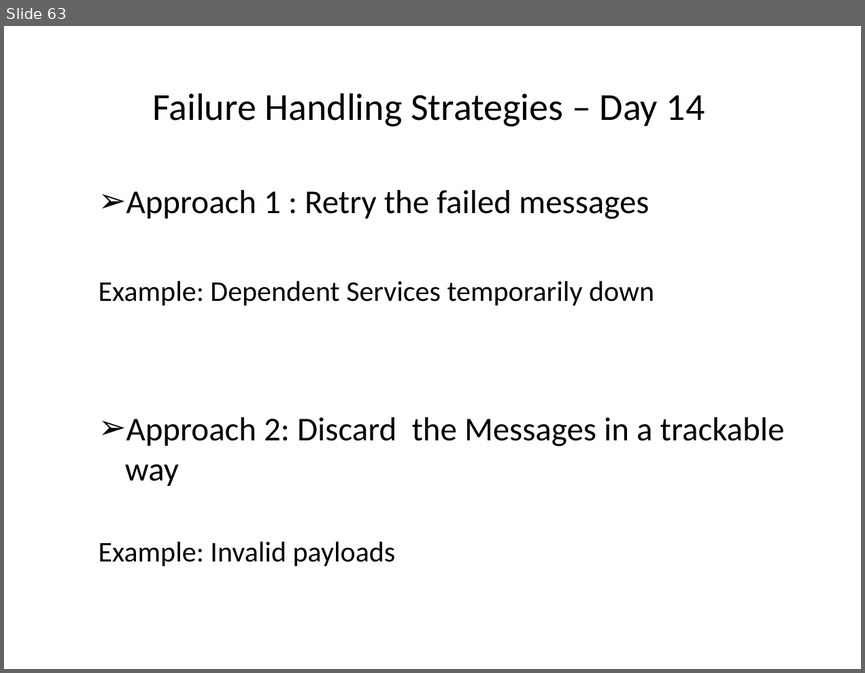
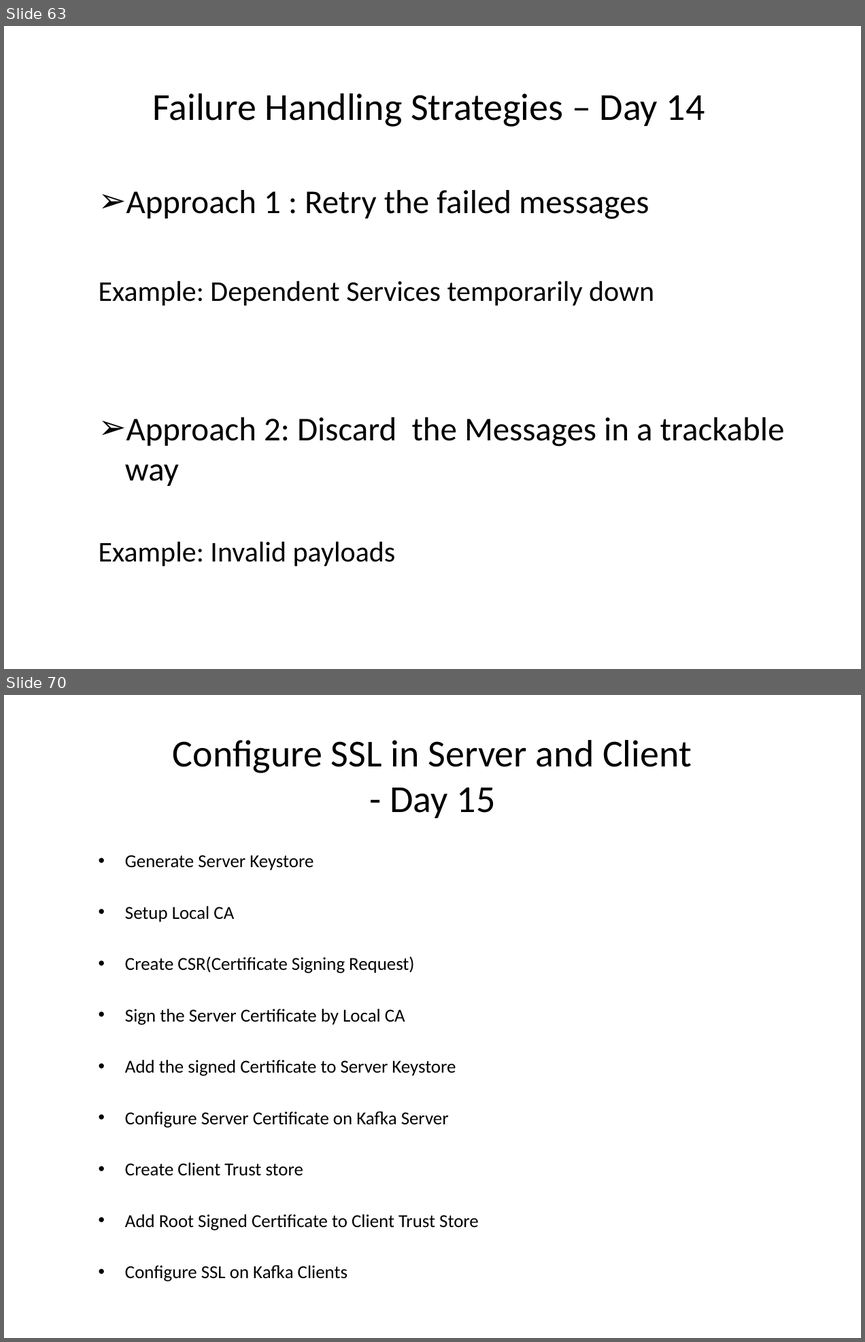
Before and after one commit to sreedharsingaraju/KafkaTutorials, a slide deck: PPT/Kafka-Teaching-Flow.pptx. Shown one above the other, each under a label of ours: slide 63 before the commit, slides 63 and 70 after it; the slides between them are not shown. The pictures are 865x673 and 865x1342 pixels, drawn with LibreOffice and Linux fonts; fonts in the diff are those of the drawing. Boxes give left, top, right and bottom in pixels: in the first picture for what was removed or moved away, otherwise in the second. Text is boxed around its words. In the diff, an @@ line names an element or a change of style, - is before the commit and + after.

```diff
--- a/PPT/Kafka-Teaching-Flow.pptx
+++ b/PPT/Kafka-Teaching-Flow.pptx
@@ slide 70 added at <box>4,695,861,1338</box>, background #FFFFFF @@
@@ title added at <box>173,740,691,818</box>, 32 pt, text #000000 @@
+  Configure SSL in Server and Client
+  - Day 15
@@ text added at <box>125,855,479,1281</box>, 15.4 pt, text #000000 @@
+  • Generate Server Keystore
+  • Setup Local CA
+  • Create CSR(Certificate Signing Request)
+  • Sign the Server Certificate by Local CA
+  • Add the signed Certificate to Server Keystore
+  • Configure Server Certificate on Kafka Server
+  • Create Client Trust store
+  • Add Root Signed Certificate to Client Trust Store
+  • Configure SSL on Kafka Clients
```
Also in this commit, not shown: 1 slide changed, 6 other slides added.
